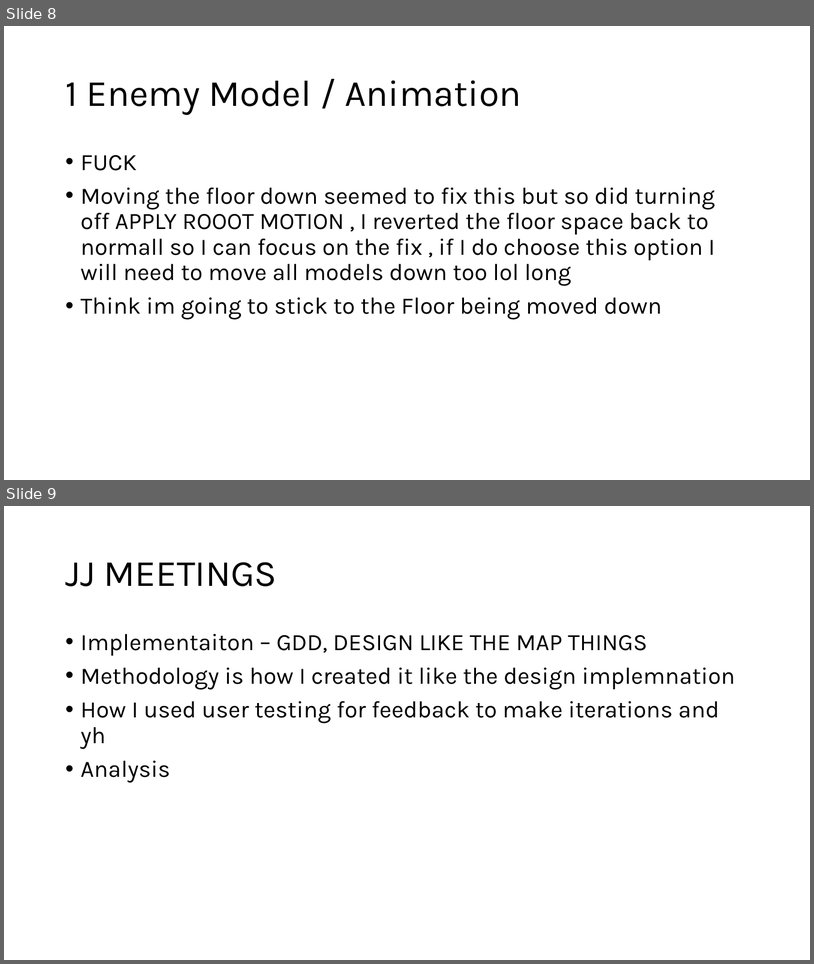
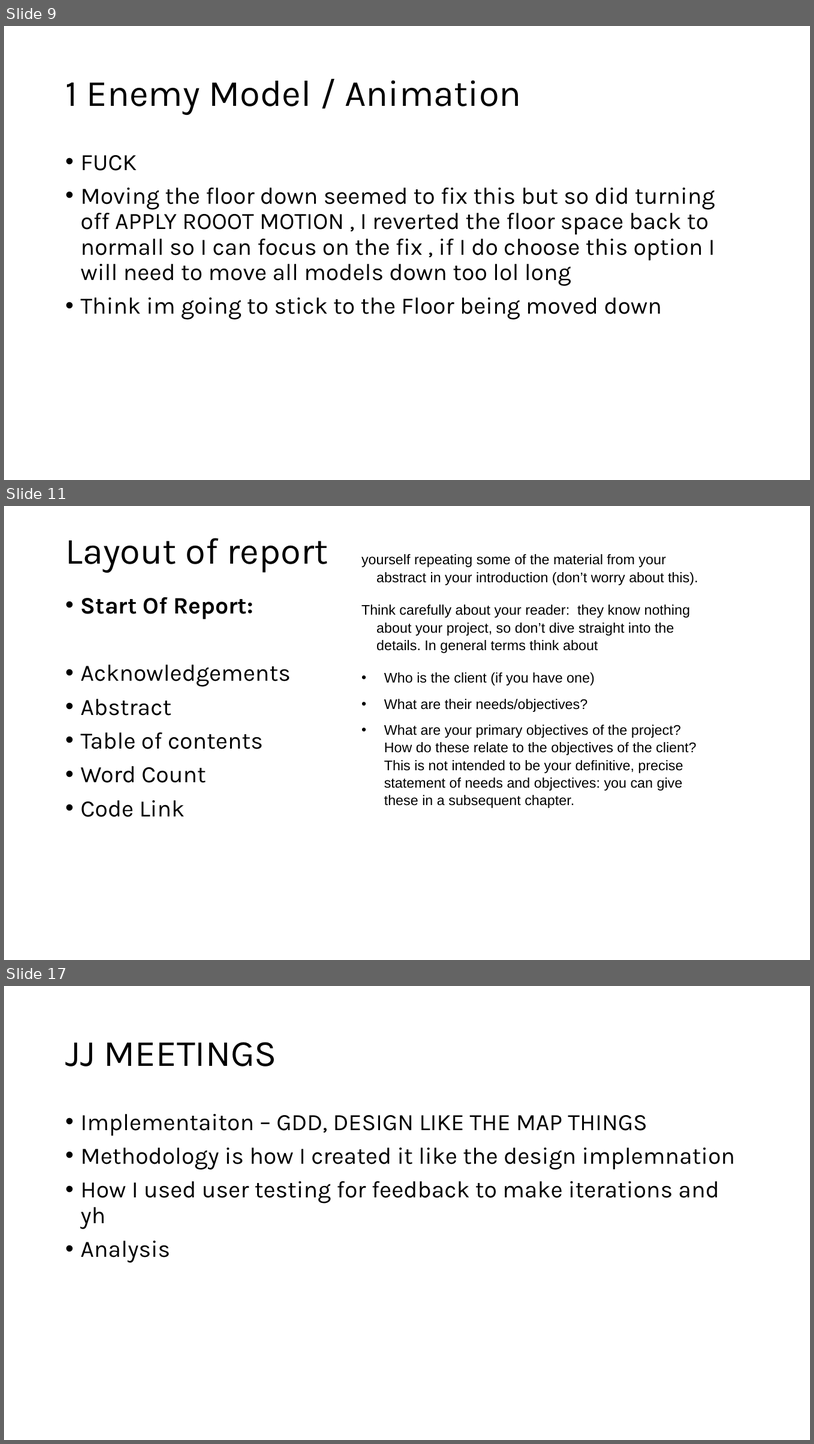
Before and after one commit to Mdot5596/Timeline-Takedown, a slide deck: Documentation/Report/Documentationofstuff.pptx. Shown one above the other, each under a label of ours: slides 8 and 9 before the commit, slides 9, 11 and 17 after it; the slides between them are not shown. The pictures are 814x964 and 814x1444 pixels, drawn with LibreOffice and Linux fonts; fonts in the diff are those of the drawing. Boxes give left, top, right and bottom in pixels: in the first picture for what was removed or moved away, otherwise in the second. Text is boxed around its words. In the diff, an @@ line names an element or a change of style, - is before the commit and + after.

```diff
--- a/Documentation/Report/Documentationofstuff.pptx
+++ b/Documentation/Report/Documentationofstuff.pptx
@@ slide 11 added at (4,506,810,960), background #FFFFFF @@
@@ title added at (65,538,329,573), 44 pt, text #000000 @@
+Layout of report
@@ text added at (362,554,698,808), 16.6 pt, text #000000 @@
+yourself repeating some of the material from your abstract in your introduction (don’t worry about this).
+Think carefully about your reader: they know nothing about your project, so don’t dive straight into the details. In general terms think about
+• Who is the client (if you have one)
+• What are their needs/objectives?
+• What are your primary objectives of the project? How do these relate to the objectives of the client? This is not intended to be your definitive, precise statement of needs and objectives: you can give these in a subsequent chapter.
@@ text added at (81,597,291,817), 28 pt, text #000000 @@
+• Start Of Report:
+• Acknowledgements
+• Abstract
+• Table of contents
+• Word Count
+• Code Link
@@ what was slide 8 is now slide 9 @@
@@ what was slide 9 is now slide 17 @@
```
Also in this commit, not shown: 1 slide changed, 7 other slides added, 16 other files.
